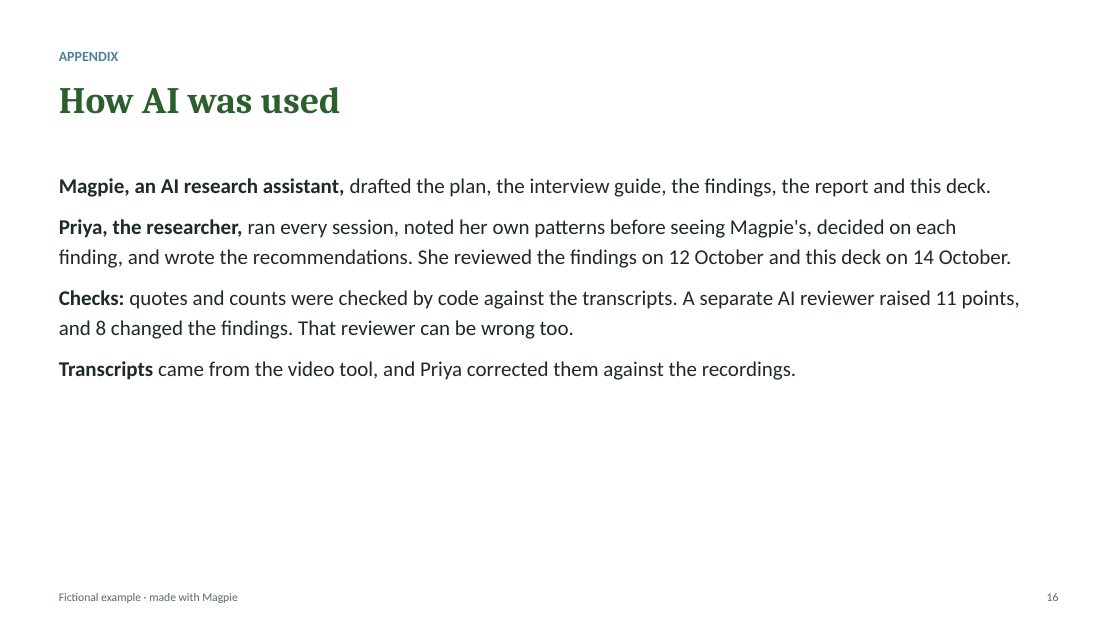
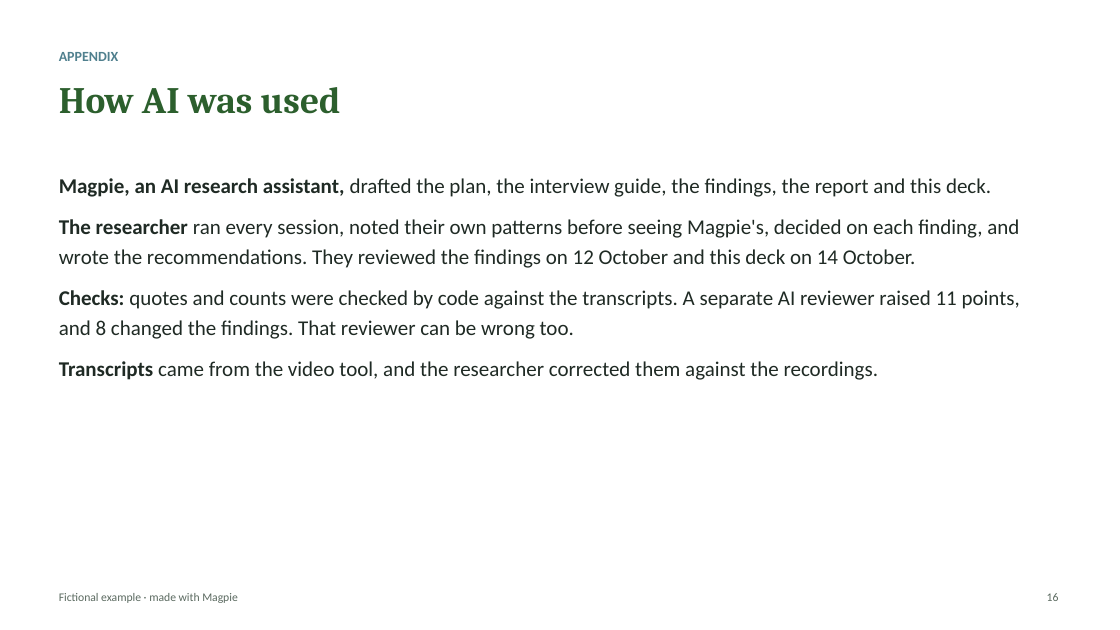
Before and after one commit to kirstenhosic/user-research-assistant, a slide deck: slide 16 of docs/examples/example-readout.pptx. Drawn at 1120x630 pixels with LibreOffice and Linux fonts; fonts in the diff are those of the drawing. Boxes give left, top, right and bottom in pixels: in the first picture for what was removed or moved away, otherwise in the second. Text is boxed around its words. In the diff, an @@ line names an element or a change of style, - is before the commit and + after.

```diff
--- a/docs/examples/example-readout.pptx
+++ b/docs/examples/example-readout.pptx
@@ text at box(59, 219, 1019, 268): text changed @@
-Priya, the researcher, ran every session, noted her own patterns before seeing Magpie's, decided on each finding, and wrote the recommendations. She reviewed the findings on 12 October and this deck on 14 October.
+The researcher ran every session, noted their own patterns before seeing Magpie's, decided on each finding, and wrote the recommendations. They reviewed the findings on 12 October and this deck on 14 October.
@@ text at box(59, 361, 878, 380): text changed @@
-Transcripts came from the video tool, and Priya corrected them against the recordings.
+Transcripts came from the video tool, and the researcher corrected them against the recordings.
```
Also in this commit, not shown: 5 other slides changed, 5 other files.
